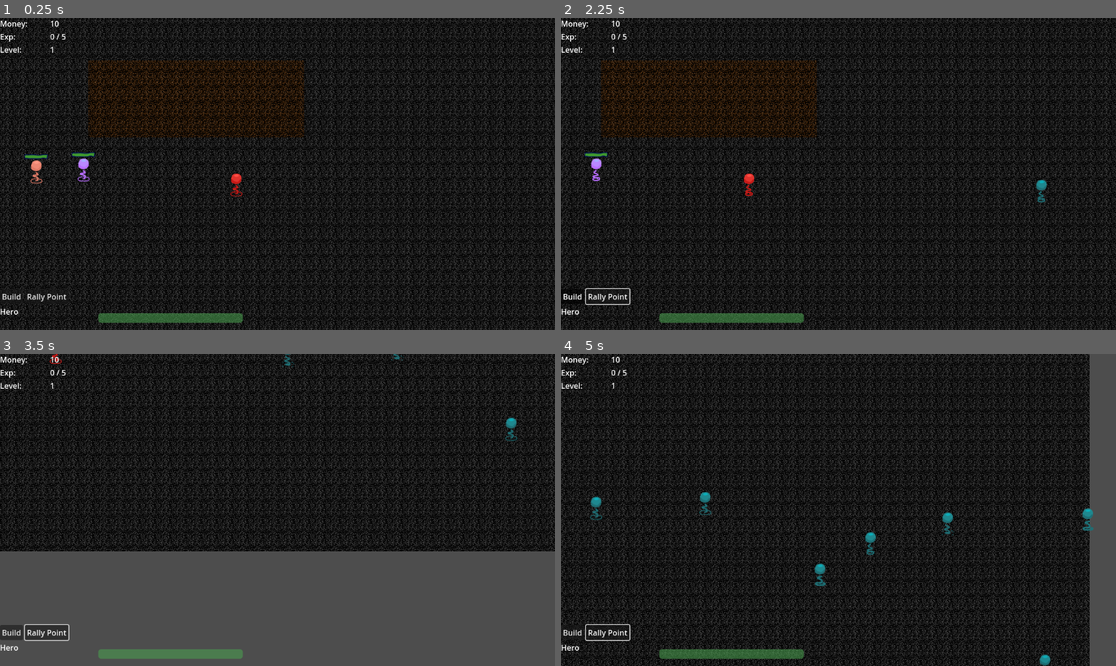
Above: before the commit, frames 1-4 (two rows, left to right).
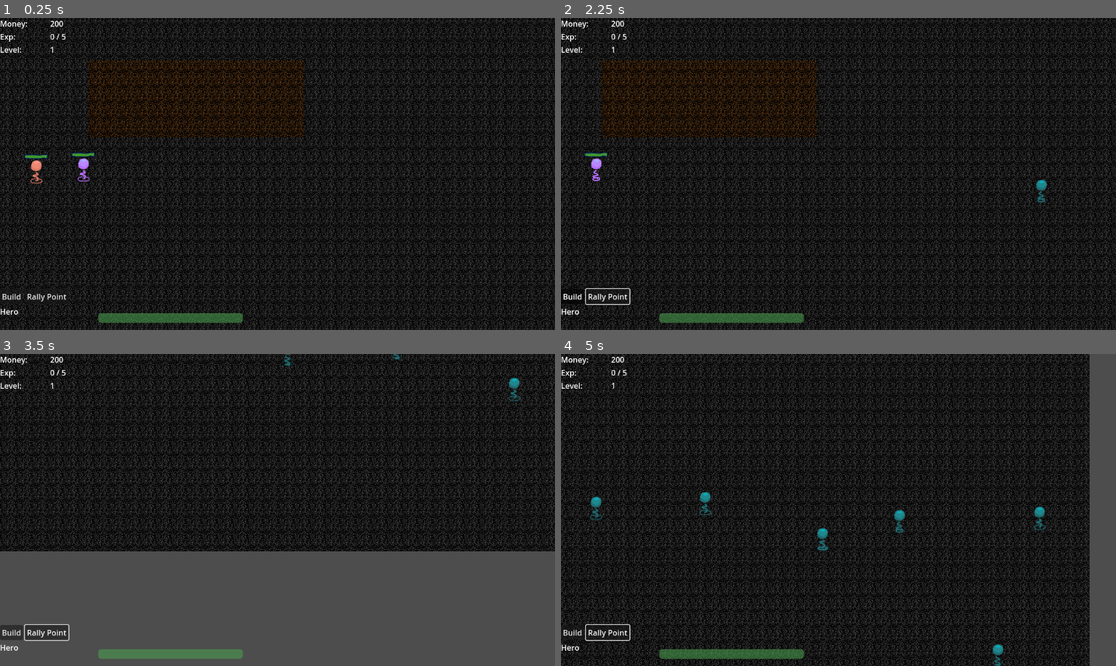
Above: after the commit, the same moments.

Repository: dokumor8/cahiddr
Game: Godot game, scene res://src/node_2d.tscn
Same seed, same stepped clock (60 frames per second), same inputs: the game is played once before the commit and once after it.
Inputs (mouse positions are in pixels of both pictures, inside the frame that each line leads up to):
- Up to frame 1 (0.25 s): no input
- Up to frame 2 (2.25 s): click "Build" at 0.5 s; click "Rally Point" at 1.25 s; move the mouse to (1099, 192) at 2.02 s; press the mouse at (1099, 192) at 2.03 s; hold D (right) from 2.03 s (still down); tap B (build) at 2.1 s
- Up to frame 3 (3.5 s): move the mouse to (438, 519) at 2.77 s; release D (right) at 2.78 s; release the mouse at (438, 519) at 2.78 s; hold S (down) from 2.78 s (still down); click (438, 519) at 2.85 s; tap B (build) at 3.05 s
- Up to frame 4 (5 s): move the mouse to (1071, 425) at 3.52 s; release S (down) at 3.53 s; press the mouse at (1071, 425) at 3.53 s; hold D (right) 3.53-4.28 s; tap B (build) at 3.6, 4.55 s; move the mouse to (916, 378) at 4.27 s; release the mouse at (916, 378) at 4.28 s; hold W (up) from 4.28 s (still down); click (916, 378) at 4.35 s

The runs differ from the first frame. In frame 1, 0.1% of the frame differs, in the area x 9-44%, y 0-58%; in frame 2, 0.1%; in frame 3, 0.2%; in frame 4, 0.8%, in the area x 9-96%, y 0-100%.

Commit message:
Try new balance. Fix defender movement.

Diff:
--- a/src/buildings/defender_building.gd
+++ b/src/buildings/defender_building.gd
@@ -16,7 +16,7 @@
 
 func _ready():
 	var shape_size = $CollisionShape2D.shape.get_size()
-	spawn_timer.wait_time = 1
+	spawn_timer.wait_time = 10
 	width = shape_size.x
 	height = shape_size.y
 
--- a/src/node_2d.gd
+++ b/src/node_2d.gd
@@ -71,7 +71,7 @@
 				tile_map.set_cell(0, Vector2i(x + w, y + h), REGULAR_TERRAIN, Vector2i(0, 0))
 
 
-
+		PlayerVariables.money -= PlayerVariables.building_cost
 		print(defender_building)
 		set_cursor_mode_normal()
 		# TODO
@@ -227,6 +227,7 @@
 	hero_in_game = false
 	await get_tree().create_timer(respawn_cooldown).timeout
 	hero.set_health(hero.max_health)
+	hero.global_position = $GameWorld/King.global_position
 	game_world.add_child(hero)
 	hero_in_game = true
 
--- a/src/node_2d.tscn
+++ b/src/node_2d.tscn
@@ -8,7 +8,6 @@
 [ext_resource type="PackedScene" uid="uid://5royanfnfv60" path="res://src/walk_marker.tscn" id="6_kq1q8"]
 [ext_resource type="PackedScene" uid="uid://drapmpdq3r5vo" path="res://src/units/king.tscn" id="7_8bfo6"]
 [ext_resource type="PackedScene" uid="uid://cakqx0khmasxy" path="res://src/spawn_area.tscn" id="8_n7edf"]
-[ext_resource type="PackedScene" uid="uid://di1fw0dliqjfi" path="res://src/units/defender.tscn" id="10_xwbcn"]
 [ext_resource type="PackedScene" uid="uid://c6kghfkovuej0" path="res://src/gui/gui_canvas_layer.tscn" id="11_4suld"]
 
 [sub_resource type="TileSetAtlasSource" id="TileSetAtlasSource_f2j16"]
@@ -87,9 +86,6 @@
 texture = SubResource("GradientTexture2D_qa3f2")
 centered = false
 
-[node name="Defender" parent="GameWorld" instance=ExtResource("10_xwbcn")]
-position = Vector2(531, 546)
-
 [node name="StaticBody2D" type="StaticBody2D" parent="GameWorld"]
 position = Vector2(943, -16)
 collision_layer = 9
--- a/src/singleton/player_variables.gd
+++ b/src/singleton/player_variables.gd
@@ -2,8 +2,8 @@
 
 @export var game_ended = false
 @export var hero_respawn_cooldown = 5
-@export var money = 10
-@export var building_cost = 10
+@export var money = 200
+@export var building_cost = 200
 @export var hero_experience = 0
 @export var max_experience = 5
 @export var hero_level = 1
--- a/src/spawn_area.gd
+++ b/src/spawn_area.gd
@@ -3,19 +3,30 @@
 var spawn_width = 200
 var spawn_height = 400
 var rng = RandomNumberGenerator.new()
+var Unit = preload("res://src/units/unit.tscn")
+
 # Called when the node enters the scene tree for the first time.
 func _ready():
 	seed(1)
-	pass # Replace with function body.
+	await spawn_sequence(5, 1)
+	await get_tree().create_timer(5).timeout
+	await spawn_sequence(10, 0.1)
+	await get_tree().create_timer(15).timeout
+	await spawn_sequence(10, 1)
+	await get_tree().create_timer(5).timeout
+	await spawn_sequence(10, 0.5)
+	await get_tree().create_timer(1).timeout
+	await spawn_sequence(100, 0.5)
 
 
-# Called every frame. 'delta' is the elapsed time since the previous frame.
-func _process(_delta):
-	pass
+func spawn_sequence(amount, delay):
+	spawn_enemy()
+	for i in amount - 1:
+		await get_tree().create_timer(delay).timeout
+		spawn_enemy()
 
 
-var Unit = preload("res://src/units/unit.tscn")
-func _on_timer_timeout():
+func spawn_enemy():
 	var unit = Unit.instantiate()
 	get_tree().get_root().add_child(unit)
 #		shoot_target.emit(Bullet, rotation, position)
--- a/src/spawn_area.tscn
+++ b/src/spawn_area.tscn
@@ -14,5 +14,3 @@
 
 [node name="Timer" type="Timer" parent="."]
 autostart = true
-
-[connection signal="timeout" from="Timer" to="." method="_on_timer_timeout"]
--- a/src/units/defender.gd
+++ b/src/units/defender.gd
@@ -15,7 +15,7 @@
 @onready var shoot_timer = $ShootTimer
 @onready var builder
 @export var speed = 100
-var stop_distance = 10.0
+var stop_distance = 30.0
 var shoot_distance = 200.0
 var can_shoot = true
 var health = 5
@@ -87,6 +87,8 @@
 		# TODO query space around the unit and switch aggro there
 		# if no one is close, set state to idle
 		state = "idle"
+		movement_target_position = builder.rally_point.global_position
+		set_movement_target(movement_target_position)
 	if state == "aggro":
 		if position.distance_to(aggro_target.position) < shoot_distance:
 			shoot(aggro_target)
@@ -94,7 +96,6 @@
 		set_movement_target(aggro_target.position)
 
 	navigate()
-
 
 func _on_aggro_area_body_entered(body):
 	# change state to aggro
--- a/src/units/hero.gd
+++ b/src/units/hero.gd
@@ -19,6 +19,7 @@
 var aggro_target
 var can_shoot = true
 var unit_name = "Hero"
+var shoot_damage = 2
 
 #var experience = 0
 #var exp_level = 1
@@ -89,6 +90,7 @@
 		bul.velocity = dir * bul.speed
 		bul.target = shoot_target
 		bul.sender = self
+		bul.damage = shoot_damage
 
 		can_shoot = false
 		shoot_timer.start()
@@ -125,6 +127,7 @@
 	PlayerVariables.hero_experience -= PlayerVariables.max_experience
 	PlayerVariables.hero_level += 1
 	PlayerVariables.max_experience = PlayerVariables.hero_level * 5
+	shoot_damage += 1
 	shots_per_second += shooting_speedup
 	shoot_timer.wait_time = 1.0 / shots_per_second
 	print("level up")
--- a/src/units/unit.gd
+++ b/src/units/unit.gd
@@ -36,7 +36,8 @@
 	var root_node = get_tree().get_root()
 
 	aggro_target = root_node.get_node("/root/Main/GameWorld/King")
-	movement_target_position = aggro_target.position
+	if is_instance_valid(aggro_target):
+		movement_target_position = aggro_target.position
 
 	# Make sure to not await during _ready.
 	call_deferred("actor_setup")
Not shown: 1 places in src/node_2d.tscn that only renumber resources
